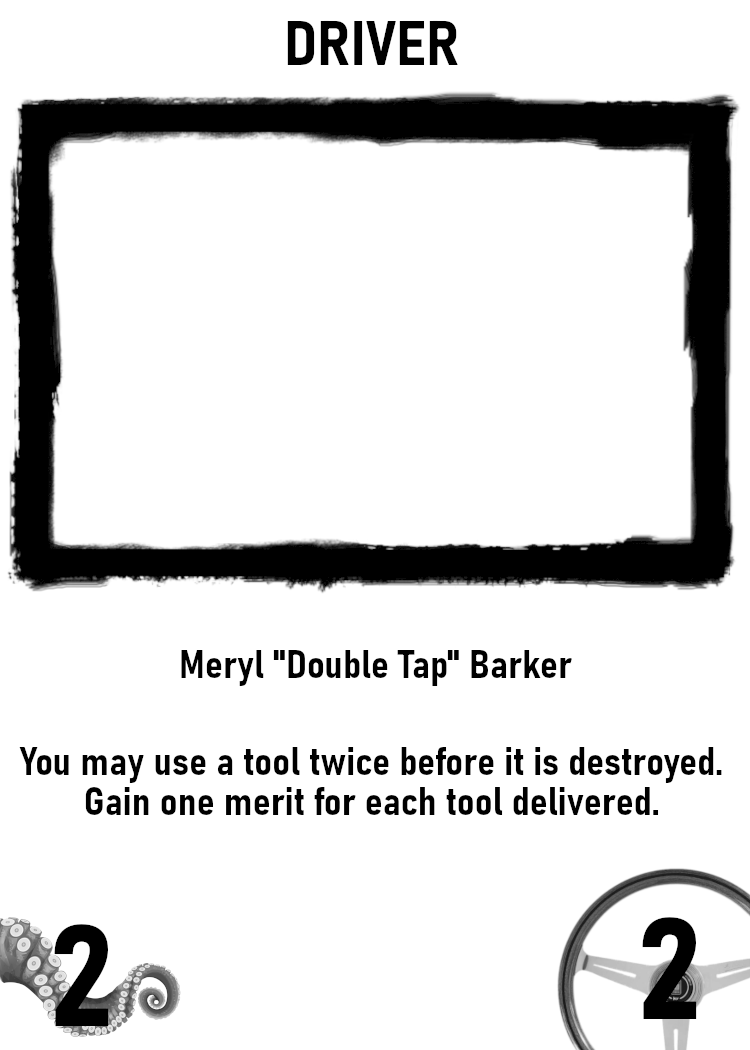
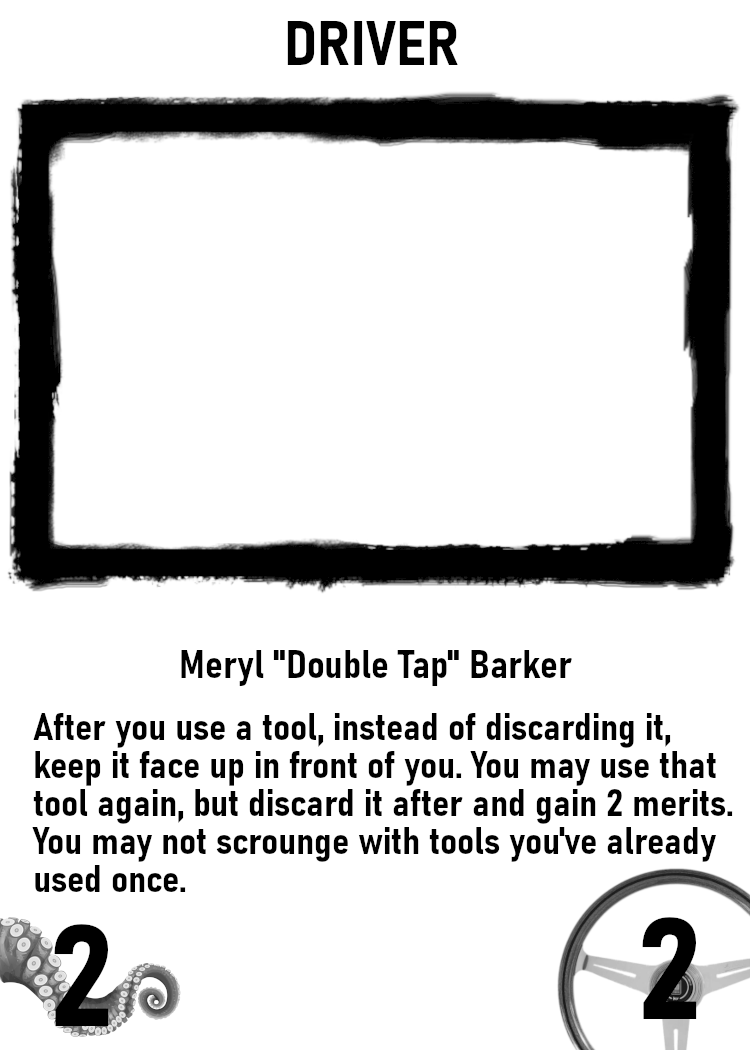
Revision of a layered 750px x 1050px image; what changed, layer by layer:
painted on "Background" over [19,713,733,892]
